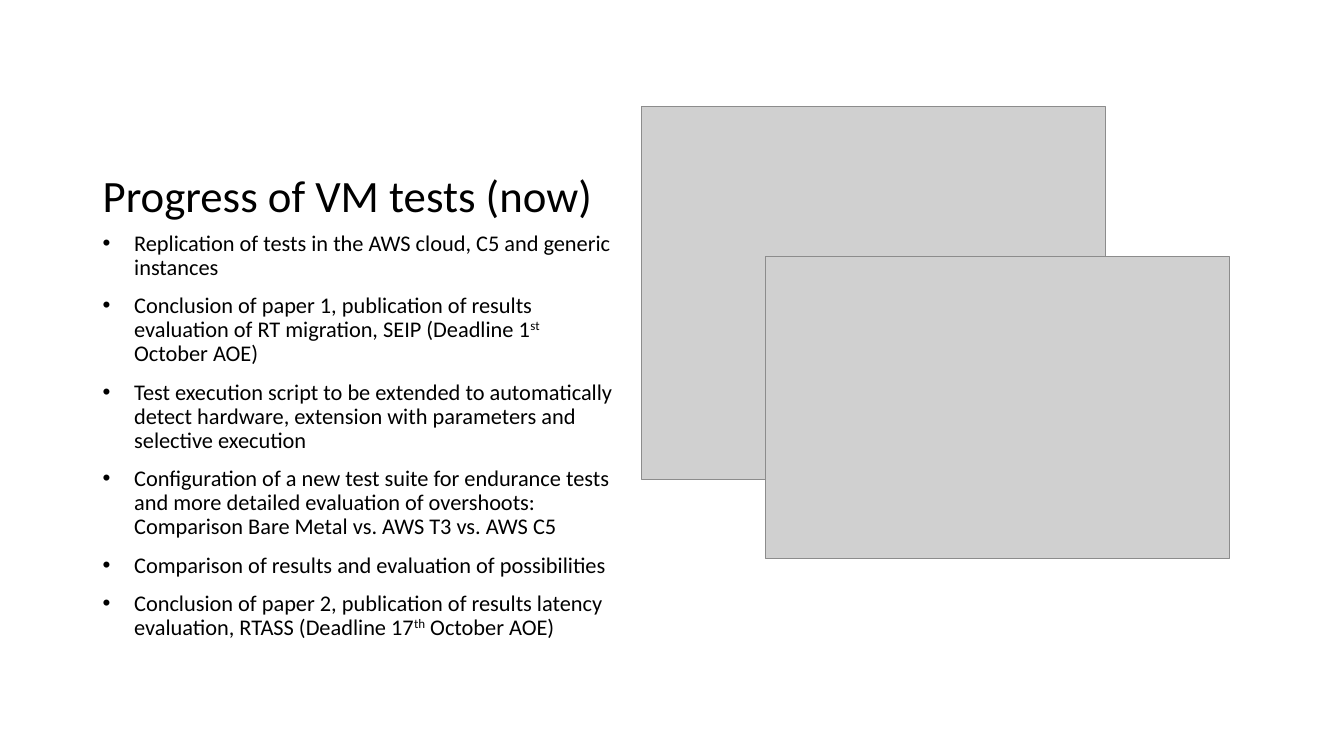
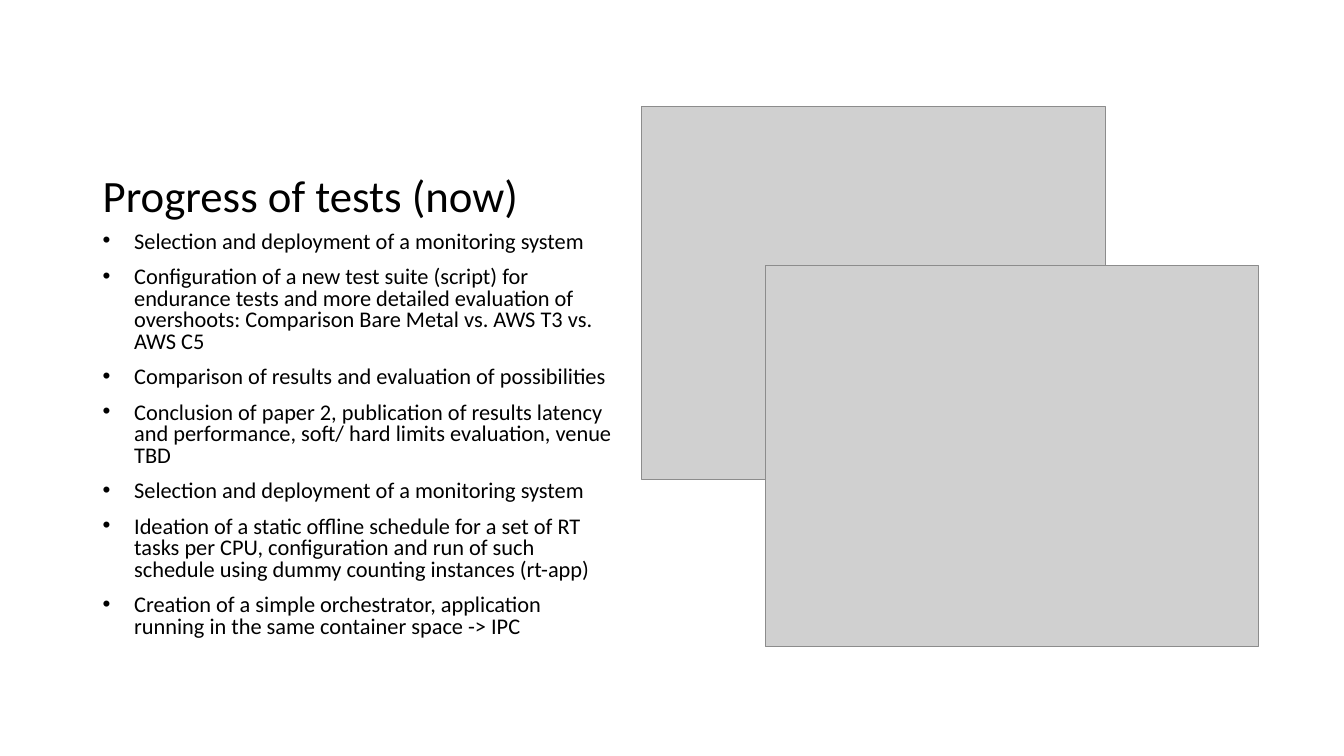
Before and after one commit to flhofer/real-time-containers, a slide deck: slide 3 of slides/Progress of VM tests2.pptx. Drawn at 1344x756 pixels with LibreOffice and Linux fonts; fonts in the diff are those of the drawing; grey boxes stand for pictures. Boxes give left, top, right and bottom in pixels: in the first picture for what was removed or moved away, otherwise in the second. Text is boxed around its words. In the diff, an @@ line names an element or a change of style, - is before the commit and + after.

Commit message:
updated slides, R script for containers

```diff
--- a/slides/Progress of VM tests2.pptx
+++ b/slides/Progress of VM tests2.pptx
@@ title at [103, 179, 518, 220]: text changed @@
-Progress of VM tests (now)
+Progress of tests (now)
@@ text at [134, 233, 592, 349]: text changed @@
-• Replication of tests in the AWS cloud, C5 and generic instances
-• Conclusion of paper 1, publication of results evaluation of RT migration, SEIP (Deadline 1st October AOE)
-• Test execution script to be extended to automatically detect hardware, extension with parameters and selective execution
-• Configuration of a new test suite for endurance tests and more detailed evaluation of overshoots: Comparison Bare Metal vs. AWS T3 vs. AWS C5
+• Selection and deployment of a monitoring system
+• Configuration of a new test suite (script) for endurance tests and more detailed evaluation of overshoots: Comparison Bare Metal vs. AWS T3 vs. AWS C5
@@ picture: place and size @@
-picture at [766, 257, 1230, 559]
+picture at [765, 266, 1258, 647]
@@ text at [134, 368, 605, 388]: line spacing 0.9 to 0.8 @@
@@ text at [134, 404, 612, 638]: text changed @@
-• Conclusion of paper 2, publication of results latency evaluation, RTASS (Deadline 17th October AOE)
+• Conclusion of paper 2, publication of results latency and performance, soft/ hard limits evaluation, venue TBD
+• Selection and deployment of a monitoring system
+• Ideation of a static offline schedule for a set of RT tasks per CPU, configuration and run of such schedule using dummy counting instances (rt-app)
+• Creation of a simple orchestrator, application running in the same container space -> IPC
```
Also in this commit, not shown: 2 other slides changed, 3 other files.
